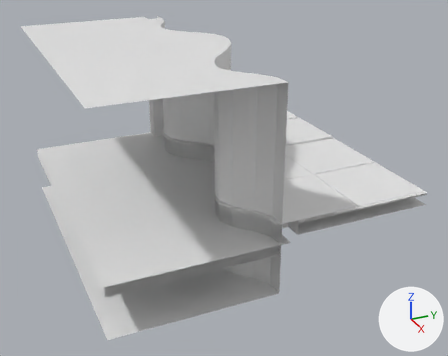
Before and after pictures for a commit that changed the FBX model Assets/Data/Level/Biomes/AbyssalRuins/Models/K_Floor_Liquid_2.fbx.
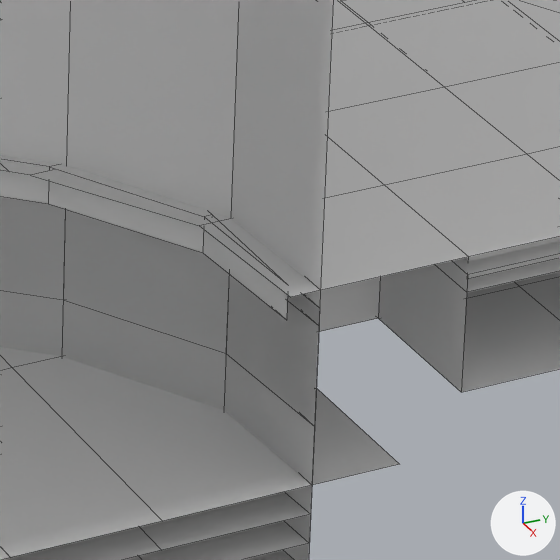
The first picture shows the older version from a camera (50 mm lens) standing at (8.93, -3.76, 4.09) and looking at (0.36, 0.1, -0.19). The close-ups show the older and then the newer version on the part from 55% to 69% of the width and 54% to 71% of the height of that picture. Only the edits that show in the close-ups are written down. Every picture has the same lights, and +X, +Y and +Z are marked at lower right. The close-ups show mesh edges as thin lines. Where no turn or scale is listed for an object, it has been applied to the vertices.

Names of what the first close-up shows: 'K_Floor_Liquid_2', 'K_Floor_Liquid_2_ColGround0', 'K_Floor_Liquid_2_ColWaterBlocker2', 'K_Floor_Liquid_2_ColWaterSurface2'.
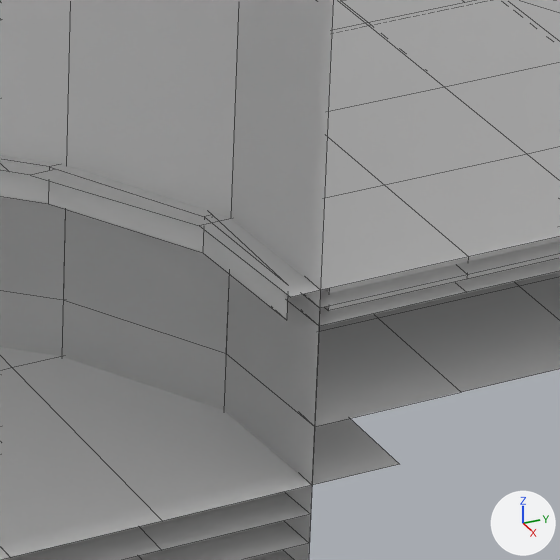
Location of each change, [x1, y1, x2, y2] in pixels of the close-ups (560 x 560 px; the box of a moved part takes in the faces that stretch with it):
'K_Floor_Liquid_2_ColGround0', reshaped
    before: [0, 198, 560, 426]
    after: [0, 198, 560, 427]
part 1 of me_k_floor_liquid_2_colground0, moved or reshaped
    before: [319, 261, 468, 392]
    after: [315, 264, 467, 427]
part 2 of me_k_floor_liquid_2, built on
    after: [319, 257, 468, 326]

What changed in the scene script:
```text
Change me_k_floor_liquid_2_colground0:
    used by ob_k_floor_liquid_2_colground0; location = (0.0, 0.0, 0.0)
    verts and faces of me_k_floor_liquid_2_colground0; kept vertices keep their numbers, new ones are numbered from 508
    before: 210 (2.25, 0.25, 0.0), 211 (2.5, 0.25, 0.0) at pixel (467, 274), 230 (2.25, 0.0, 0.0), 231 (2.5, 0.0, 0.0) at pixel (319, 308), 260 (2.25, 0.25, -0.2) at pixel (378, 318)
    before: 261 (2.5, 0.25, -0.2) at pixel (461, 392), 269 (2.25, 0.0, -0.2), 280 (2.5, 0.0, -0.2) at pixel (314, 426)
    remove me_k_floor_liquid_2_colground0.from_pydata(...)  # 508 vertices, 468 faces; spans x -2.5..2.5, y -0.5..2.5, z -0.2..0.0
    add me_k_floor_liquid_2_colground0.from_pydata(...)  # 508 vertices, 467 faces; spans x -2.5..2.5, y -0.5..2.5, z -0.2..0.0
    me_k_floor_liquid_2_colground0 part 1
    add delete_faces([(210, 230, 269, 260), (210, 260, 261, 211), (230, 231, 280, 269)])
    add faces += [(210, 230, 231, 211), (260, 261, 280, 269)]
Change me_k_floor_liquid_2:
    used by ob_k_floor_liquid_2; location = (0.0, 0.0, 0.0)
    verts and faces of me_k_floor_liquid_2; kept vertices keep their numbers, new ones are numbered from 897
    before: 210 (2.25, 0.25, -0.03), 211 (2.5, 0.25, -0.03) at pixel (466, 292), 230 (2.25, 0.0, -0.03), 231 (2.5, 0.0, -0.03) at pixel (319, 326), 485 (2.23, 0.27, 0.03)
    before: 486 (2.46, 0.27, 0.02), 491 (2.23, 0.04, 0.02), 492 (2.46, 0.04, 0.02), 506 (2.23, 0.27, -0.03), 507 (2.46, 0.27, -0.03) at pixel (466, 279)
    before: 512 (2.23, 0.03, -0.03)
    remove me_k_floor_liquid_2.from_pydata(...)  # 897 vertices, 701 faces; spans x -2.5..2.5, y -2.5..2.5, z -1.1..0.04
    add me_k_floor_liquid_2.from_pydata(...)  # 897 vertices, 704 faces; spans x -2.5..2.5, y -2.5..2.5, z -1.1..0.04
    me_k_floor_liquid_2 part 2
    add delete_vertices([506])  # with the faces that use them
    add verts[897] = (2.46, 0.03, -0.03)  # pixel (328, 310)
    add faces += [(210, 230, 231, 211), (486, 492, 897, 507), (491, 512, 897, 492)]  # mat_joint (white #e7e7e7)
    add faces += [(485, 491, 492, 486)]  # mat_floor (white #e7e7e7)
    other edits to the shape of me_k_floor_liquid_2 do not show in these pictures
```
